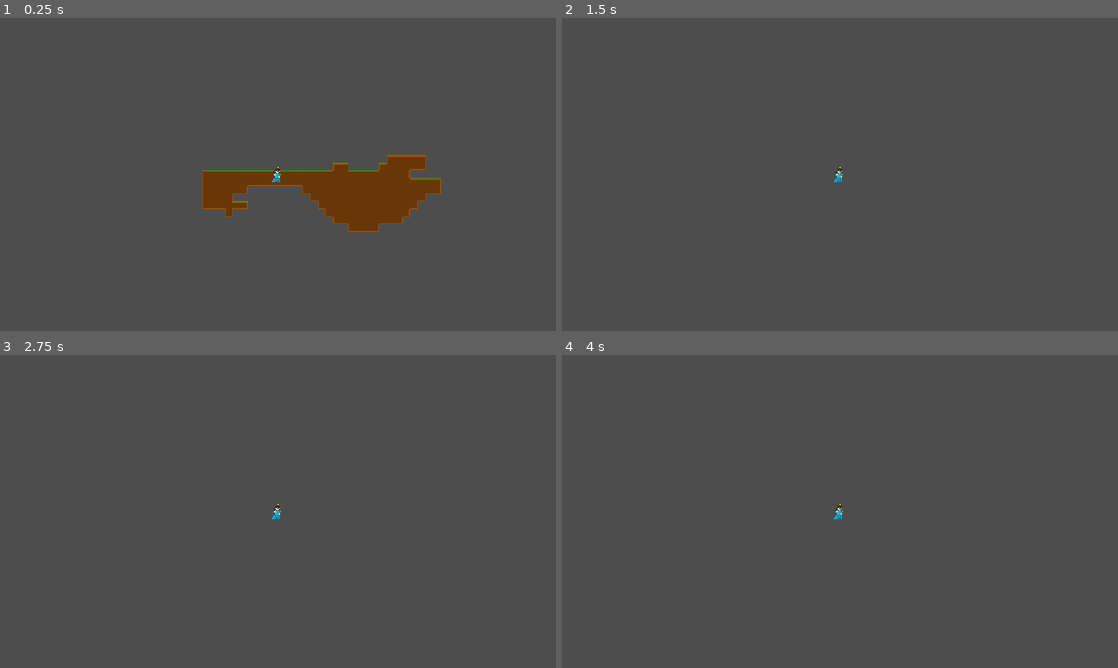
Above: before the commit, frames 1-4 (two rows, left to right).
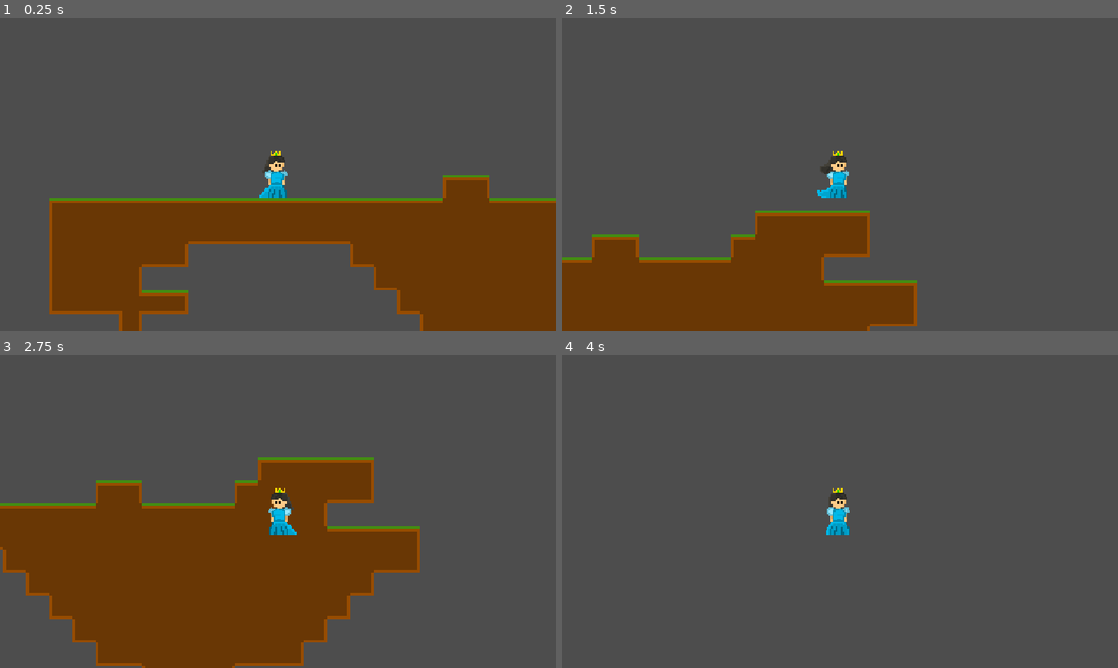
Above: after the commit, the same moments.

Repository: emimtz33/PlatformerGaem
Game: Godot game, scene res://Scenes/main.tscn
Same seed, same stepped clock (60 frames per second), same inputs: the game is played once before the commit and once after it.
Inputs (mouse positions are in pixels of both pictures, inside the frame that each line leads up to):
- Up to frame 1 (0.25 s): no input
- Up to frame 2 (1.5 s): tap Enter (ui_accept) at 0.5, 0.6 s; move the mouse to (962, 158) at 0.52 s; hold Right (ui_right) from 0.53 s (still down); click (962, 158) at 0.67 s; tap Space (jump, bound only after the commit) at 0.77, 0.8, 1.07, 1.35 s; move the mouse to (728, 190) at 1.27 s
- Up to frame 3 (2.75 s): tap Space (jump, bound only after the commit) at 1.52, 1.82, 2.3 s; tap Enter (ui_accept) at 1.55, 2.1 s; move the mouse to (333, 442) at 2.02 s; release Right (ui_right) at 2.03 s; hold Left (ui_left) from 2.03 s (still down)
- Up to frame 4 (4 s): move the mouse to (812, 574) at 2.77 s; release Left (ui_left) at 2.78 s; hold Right (ui_right) from 2.78 s (still down); tap Alt at 2.85 s; click (812, 574) at 2.92 s; tap Space (jump, bound only after the commit) at 3.02, 3.32, 3.77, 3.8 s; tap Enter (ui_accept) at 3.05 s; move the mouse to (1006, 558) at 3.52 s; tap Shift at 3.6 s

The runs differ from the first frame. In frame 1, 31% of the frame differs, in the area x 8-100%, y 42-100%; in frame 2, 18%; in frame 3, 34%, in the area x 0-76%, y 32-100%; in frame 4, 0.5%.

Commit message:
New stuff
Added player movement and made the tile set to have colision

Diff:
--- a/platformer-gaem/Scenes/Player.tscn
+++ b/platformer-gaem/Scenes/Player.tscn
@@ -42,7 +42,7 @@
 "texture": SubResource("AtlasTexture_t38ji")
 }],
 "loop": 1,
-"name": &"default",
+"name": &"idlePlayerAnimation",
 "speed": 5.0
 }]
 
@@ -55,8 +55,8 @@
 
 [node name="AnimatedSprite2D" type="AnimatedSprite2D" parent="." unique_id=606022306]
 sprite_frames = SubResource("SpriteFrames_13qdw")
-frame = 3
-frame_progress = 0.53687495
+animation = &"idlePlayerAnimation"
+autoplay = "idlePlayerAnimation"
 
 [node name="CollisionShape2D" type="CollisionShape2D" parent="." unique_id=1064614231]
 position = Vector2(-1, 2)
--- a/platformer-gaem/Scenes/main.tscn
+++ b/platformer-gaem/Scenes/main.tscn
@@ -8,22 +8,26 @@
 0:0/0 = 0
 0:0/0/terrain_set = 0
 0:0/0/terrain = 0
+0:0/0/physics_layer_0/polygon_0/points = PackedVector2Array(-8, -8, 8, -8, 8, 8, -8, 8)
 0:0/0/terrains_peering_bit/right_side = 0
 0:0/0/terrains_peering_bit/bottom_right_corner = 0
 0:0/0/terrains_peering_bit/bottom_side = 0
 1:0/0 = 0
 1:0/0/terrain_set = 0
 1:0/0/terrain = 0
+1:0/0/physics_layer_0/polygon_0/points = PackedVector2Array(-8, -8, 8, -8, 8, 8, -8, 8)
 1:0/0/terrains_peering_bit/bottom_side = 0
 1:0/0/terrains_peering_bit/bottom_left_corner = 0
 1:0/0/terrains_peering_bit/left_side = 0
 2:0/0 = 0
 2:0/0/terrain_set = 0
 2:0/0/terrain = 0
+2:0/0/physics_layer_0/polygon_0/points = PackedVector2Array(-8, -8, 8, -8, 8, 8, -8, 8)
 2:0/0/terrains_peering_bit/right_side = 0
 3:0/0 = 0
 3:0/0/terrain_set = 0
 3:0/0/terrain = 0
+3:0/0/physics_layer_0/polygon_0/points = PackedVector2Array(-8, -8, 8, -8, 8, 8, -8, 8)
 3:0/0/terrains_peering_bit/bottom_side = 0
 0:1/0 = 0
 0:1/0/terrain_set = 0
@@ -42,6 +46,7 @@
 2:1/0 = 0
 2:1/0/terrain_set = 0
 2:1/0/terrain = 0
+2:1/0/physics_layer_0/polygon_0/points = PackedVector2Array(-8, -8, 8, -8, 8, 8, -8, 8)
 2:1/0/terrains_peering_bit/right_side = 0
 2:1/0/terrains_peering_bit/left_side = 0
 3:1/0 = 0
@@ -67,6 +72,7 @@
 2:2/0 = 0
 2:2/0/terrain_set = 0
 2:2/0/terrain = 0
+2:2/0/physics_layer_0/polygon_0/points = PackedVector2Array(-8, -8, 8, -8, 8, 8, -8, 8)
 2:2/0/terrains_peering_bit/right_side = 0
 2:2/0/terrains_peering_bit/bottom_right_corner = 0
 2:2/0/terrains_peering_bit/bottom_side = 0
@@ -108,9 +114,11 @@
 3:3/0 = 0
 3:3/0/terrain_set = 0
 3:3/0/terrain = 0
+3:3/0/physics_layer_0/polygon_0/points = PackedVector2Array(-8, -8, 8, -8, 8, 8, -8, 8)
 3:3/0/terrains_peering_bit/left_side = 0
 
 [sub_resource type="TileSet" id="TileSet_platf"]
+physics_layer_0/collision_layer = 1
 terrain_set_0/mode = 0
 terrain_set_0/terrain_0/name = "Ground 0"
 terrain_set_0/terrain_0/color = Color(0.7044799, 0.1022925, 0.21108785, 1)
@@ -126,3 +134,4 @@
 position = Vector2(158, 172)
 
 [node name="Camera2D" type="Camera2D" parent="Player" unique_id=2011997666]
+zoom = Vector2(3, 3)
--- a/platformer-gaem/Scripts/player.gd
+++ b/platformer-gaem/Scripts/player.gd
@@ -4,6 +4,7 @@
 const SPEED = 300.0
 const JUMP_VELOCITY = -400.0
 
+@onready var animated_sprite: AnimatedSprite2D = $AnimatedSprite2D
 
 func _physics_process(delta: float) -> void:
 	# Add the gravity.
@@ -11,12 +12,18 @@
 		velocity += get_gravity() * delta
 
 	# Handle jump.
-	if Input.is_action_just_pressed("ui_accept") and is_on_floor():
+	if Input.is_action_just_pressed("jump") and is_on_floor():
 		velocity.y = JUMP_VELOCITY
 
 	# Get the input direction and handle the movement/deceleration.
 	# As good practice, you should replace UI actions with custom gameplay actions.
-	var direction := Input.get_axis("ui_left", "ui_right")
+	var direction := Input.get_axis("moveLeft", "moveRight")
+
+	if direction < 0:
+		animated_sprite.flip_h = true
+	if direction > 0:
+		animated_sprite.flip_h = false
+
 	if direction:
 		velocity.x = direction * SPEED
 	else:
--- a/platformer-gaem/project.godot
+++ b/platformer-gaem/project.godot
@@ -24,6 +24,26 @@
 
 enabled=PackedStringArray("res://addons/godot_super-wakatime/plugin.cfg")
 
+[input]
+
+jump={
+"deadzone": 0.2,
+"events": [Object(InputEventKey,"resource_local_to_scene":false,"resource_name":"","device":-1,"window_id":0,"alt_pressed":false,"shift_pressed":false,"ctrl_pressed":false,"meta_pressed":false,"pressed":false,"keycode":0,"physical_keycode":32,"key_label":0,"unicode":32,"location":0,"echo":false,"script":null)
+]
+}
+moveLeft={
+"deadzone": 0.2,
+"events": [Object(InputEventKey,"resource_local_to_scene":false,"resource_name":"","device":-1,"window_id":0,"alt_pressed":false,"shift_pressed":false,"ctrl_pressed":false,"meta_pressed":false,"pressed":false,"keycode":0,"physical_keycode":4194319,"key_label":0,"unicode":0,"location":0,"echo":false,"script":null)
+, Object(InputEventKey,"resource_local_to_scene":false,"resource_name":"","device":-1,"window_id":0,"alt_pressed":false,"shift_pressed":false,"ctrl_pressed":false,"meta_pressed":false,"pressed":false,"keycode":0,"physical_keycode":65,"key_label":0,"unicode":97,"location":0,"echo":false,"script":null)
+]
+}
+moveRight={
+"deadzone": 0.2,
+"events": [Object(InputEventKey,"resource_local_to_scene":false,"resource_name":"","device":-1,"window_id":0,"alt_pressed":false,"shift_pressed":false,"ctrl_pressed":false,"meta_pressed":false,"pressed":false,"keycode":0,"physical_keycode":4194321,"key_label":0,"unicode":0,"location":0,"echo":false,"script":null)
+, Object(InputEventKey,"resource_local_to_scene":false,"resource_name":"","device":-1,"window_id":0,"alt_pressed":false,"shift_pressed":false,"ctrl_pressed":false,"meta_pressed":false,"pressed":false,"keycode":0,"physical_keycode":68,"key_label":0,"unicode":100,"location":0,"echo":false,"script":null)
+]
+}
+
 [physics]
 
 3d/physics_engine="Jolt Physics"
